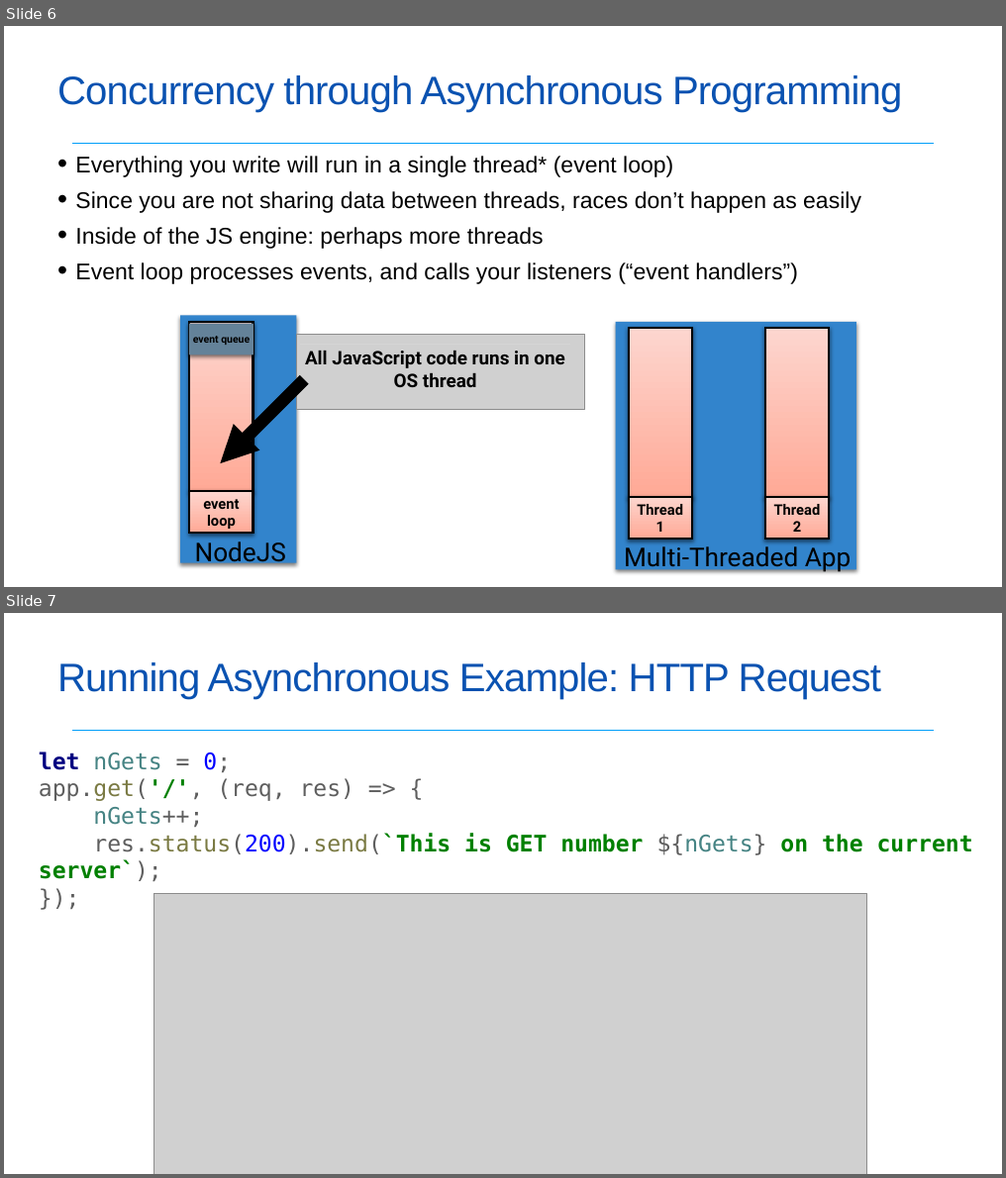
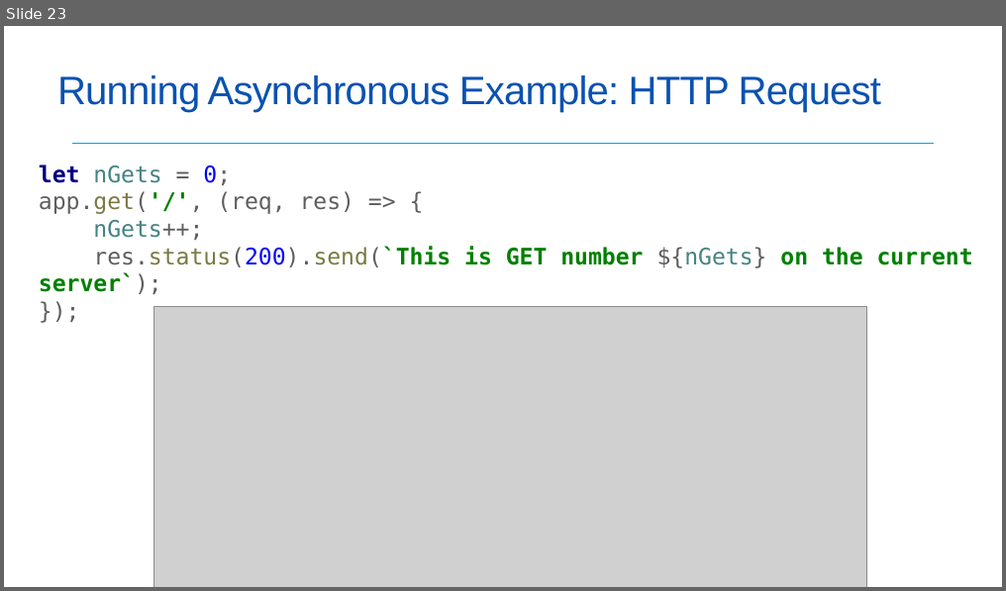
Before and after one commit to neu-se/CS4530-Spring-2022, a slide deck: Slides/Lesson 4.1 Concurrent Programming.pptx. Shown one above the other, each under a label of ours: slides 6 and 7 before the commit, slide 23 after it. The pictures are 1006x1178 and 1006x591 pixels, drawn with LibreOffice and Linux fonts; fonts in the diff are those of the drawing; grey boxes stand for pictures. Boxes give left, top, right and bottom in pixels: in the first picture for what was removed or moved away, otherwise in the second. Text is boxed around its words. In the diff, an @@ line names an element or a change of style, - is before the commit and + after.

```diff
--- a/Slides/Lesson 4.1 Concurrent Programming.pptx
+++ b/Slides/Lesson 4.1 Concurrent Programming.pptx
@@ slide 6 removed at (4, 26, 1002, 587), background #FFFFFF; not listed: 1 template element that a slide beside it also shows @@
@@ title removed at (57, 76, 902, 112) @@
-Concurrency through Asynchronous Programming
@@ text removed at (75, 156, 861, 284) @@
-• Everything you write will run in a single thread* (event loop)
-• Since you are not sharing data between threads, races don’t happen as easily
-• Inside of the JS engine: perhaps more threads
-• Event loop processes events, and calls your listeners (“event handlers”)
@@ rectangle removed at (180, 316, 297, 564) @@
@@ rectangle removed at (190, 322, 253, 491) @@
@@ rectangle removed at (616, 322, 856, 570) @@
@@ rectangle removed at (189, 324, 253, 356) @@
-event queue
@@ picture removed at (297, 335, 585, 409) @@
@@ freeform shape removed at (300, 344, 570, 394) @@
-All JavaScript code runs in one OS thread
@@ rectangle removed at (629, 328, 692, 497) @@
@@ rectangle removed at (765, 328, 829, 497) @@
@@ arrow removed from (304, 380) to (221, 464) @@
@@ rectangle removed at (190, 491, 253, 534) @@
-event loop
@@ rectangle removed at (629, 497, 692, 540) @@
-Thread 1
@@ rectangle removed at (765, 497, 829, 540) @@
-Thread 2
@@ text removed at (195, 542, 286, 569) @@
-NodeJS
@@ text removed at (624, 547, 851, 573) @@
-Multi-Threaded App
@@ what was slide 7 is now slide 23 @@
```
Also in this commit, not shown: 1 slide changed, 19 slides added, 6 other slides removed.
